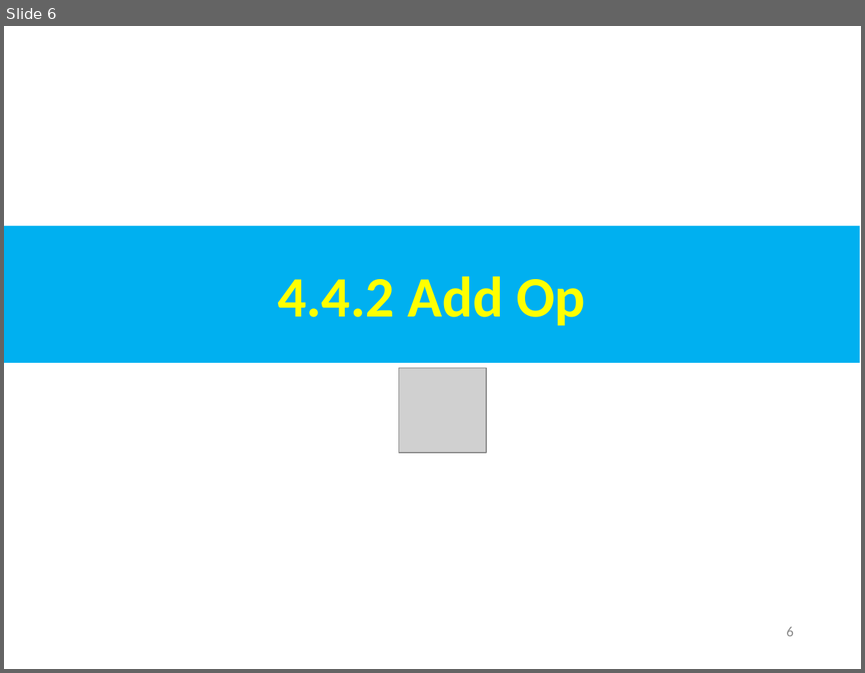
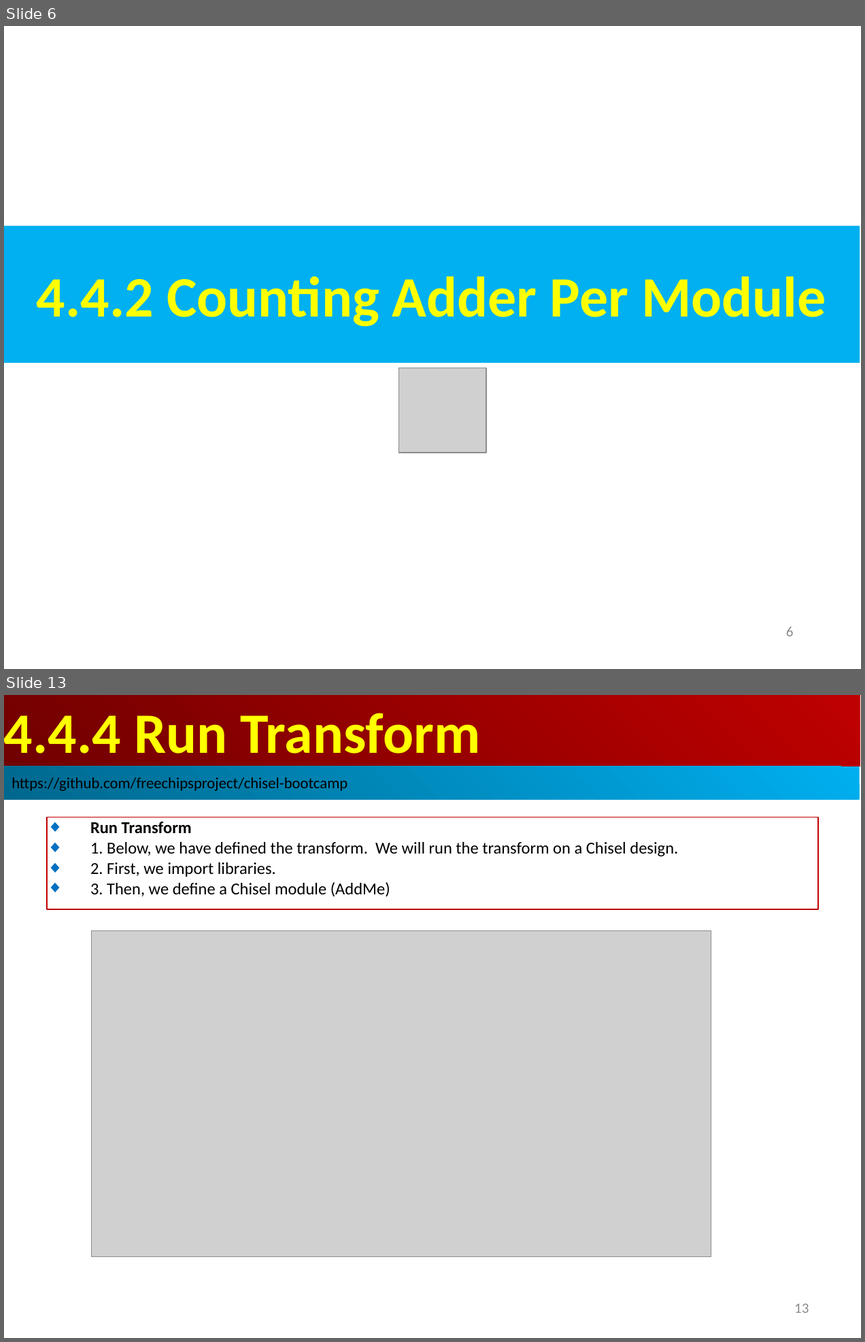
Before and after one commit to peterhchen/AIU_CS800_Chisel, a slide deck: 300_UCB_BC/004.4_Add_Op/000_Video/004.4_Add_Op.ppt. Shown one above the other, each under a label of ours: slide 6 before the commit, slides 6 and 13 after it; the slides between them are not shown. The pictures are 865x673 and 865x1342 pixels, drawn with LibreOffice and Linux fonts; fonts in the diff are those of the drawing; grey boxes stand for pictures. Boxes give left, top, right and bottom in pixels: in the first picture for what was removed or moved away, otherwise in the second. Text is boxed around its words. In the diff, an @@ line names an element or a change of style, - is before the commit and + after.

```diff
--- a/300_UCB_BC/004.4_Add_Op/000_Video/004.4_Add_Op.ppt
+++ b/300_UCB_BC/004.4_Add_Op/000_Video/004.4_Add_Op.ppt
@@ slide 13 added at <box>4,695,861,1338</box>, background #FFFFFF @@
@@ rectangle added at <box>4,695,860,766</box>, fill gradient #BF0000 to #710000, 48 pt, text #FFFF00, bold @@
+4.4.4 Run Transform
@@ rectangle added at <box>4,766,859,800</box>, fill gradient #00AFEF to #00688E, 13 pt, text #000000 @@
+https://github.com/freechipsproject/chisel-bootcamp
@@ rectangle added at <box>47,817,818,909</box>, outline #C00000 0.74 pt, 14 pt, text #000000 @@
+◆ Run Transform
+◆ 1. Below, we have defined the transform. We will run the transform on a Chisel design.
+◆ 2. First, we import libraries.
+◆ 3. Then, we define a Chisel module (AddMe)
@@ picture added at <box>92,930,711,1256</box> @@
@@ page number added at <box>794,1303,808,1312</box>, 12 pt, text #8B8B8B @@
+13
@@ slide 6 changed as well @@
@@ text in rectangle at <box>37,276,825,327</box>: text changed @@
-4.4.2 Add Op
+4.4.2 Counting Adder Per Module
```
Also in this commit, not shown: 1 other slide changed, 7 other slides added.
